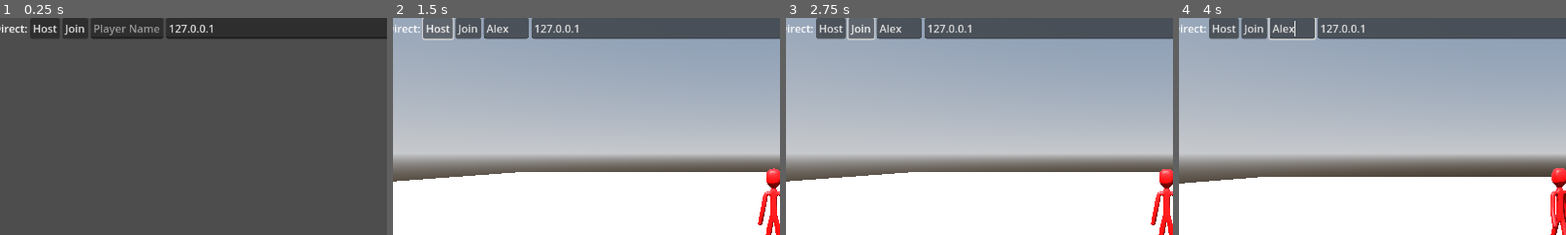
Above: before the commit, frames 1-4 (left to right).
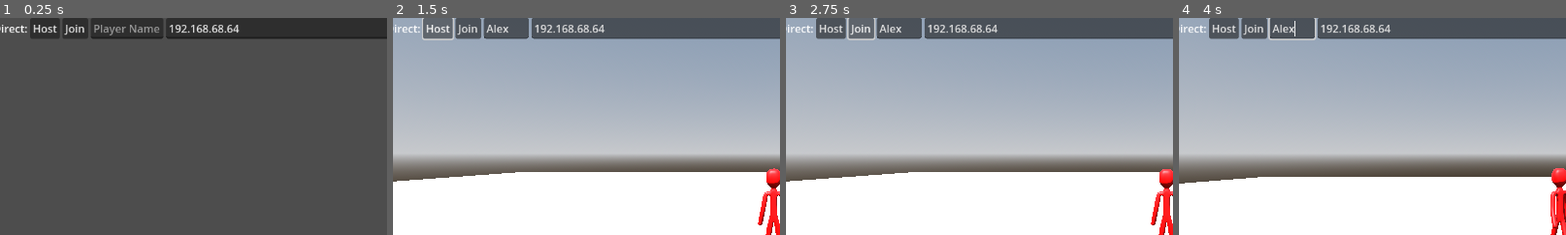
Above: after the commit, the same moments.

Repository: home-gamejam/stick-game
Game: Godot game, scene res://scenes/world.tscn
Two runs of this game, one before a commit and one after it. Both use one fixed random seed, a clock stepped at 60 frames per second and the inputs below.
Inputs (mouse positions are % of the whole screen's width and height, from its top left):
- Up to frame 1 (0.25 s): no input
- Up to frame 2 (1.5 s): click (17, 2) at 0.52 s; type "Alex" at 0.6 s; click "Host" at 1.25 s
- Up to frame 3 (2.75 s): click "Join" at 2 s
- Up to frame 4 (4 s): move the mouse to (72, 45) at 2.77 s; hold Right (ui_right) 2.78-3.53 s; hold Shift (run) 2.78-3.53 s; move the mouse to (30, 55) at 3.52 s; hold Down (ui_down) from 3.53 s (still down); tap Shift (run) at 3.6 s; tap Enter (ui_accept) at 3.77 s
The pictures show only the part of the screen within x 1-51%, y 0-50%; the shares and areas given below are measured in that part.

The runs differ from the first frame. In frame 1, 0.4% of the frame differs, in the area x 45-62%, y 3-7%; in frame 2, 0.3%; in frame 3, 0.3%; in frame 4, 0.3%.

Commit message:
output ips

Diff:
--- a/scripts/lobby.gd
+++ b/scripts/lobby.gd
@@ -1,8 +1,8 @@
 extends Node
 
-const PORT = 8911
-#const HOST = "192.168.68.68"
-const HOST = "127.0.0.1"
+const PORT = 8080
+const HOST = "192.168.68.64"
+# const HOST = "127.0.0.1"
 const MAX_CLIENTS = 8
 
 
@@ -21,7 +21,7 @@
 
 func _on_server_start():
 	print("Starting server on port:", PORT, "...")
-
+	print("IPs:", IP.get_local_addresses())
 	var peer = ENetMultiplayerPeer.new()
 	peer.create_server(PORT, MAX_CLIENTS)
 	#var peer = WebSocketMultiplayerPeer.new() # ENetMultiplayerPeer.new()
